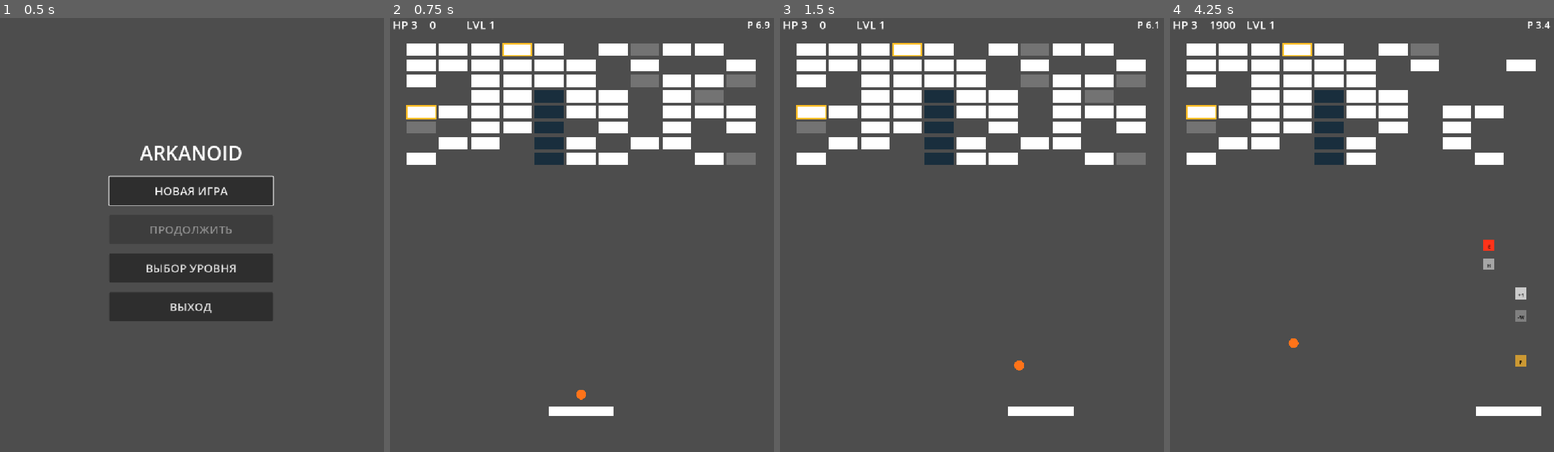
Above: before the commit, frames 1-4 (left to right).
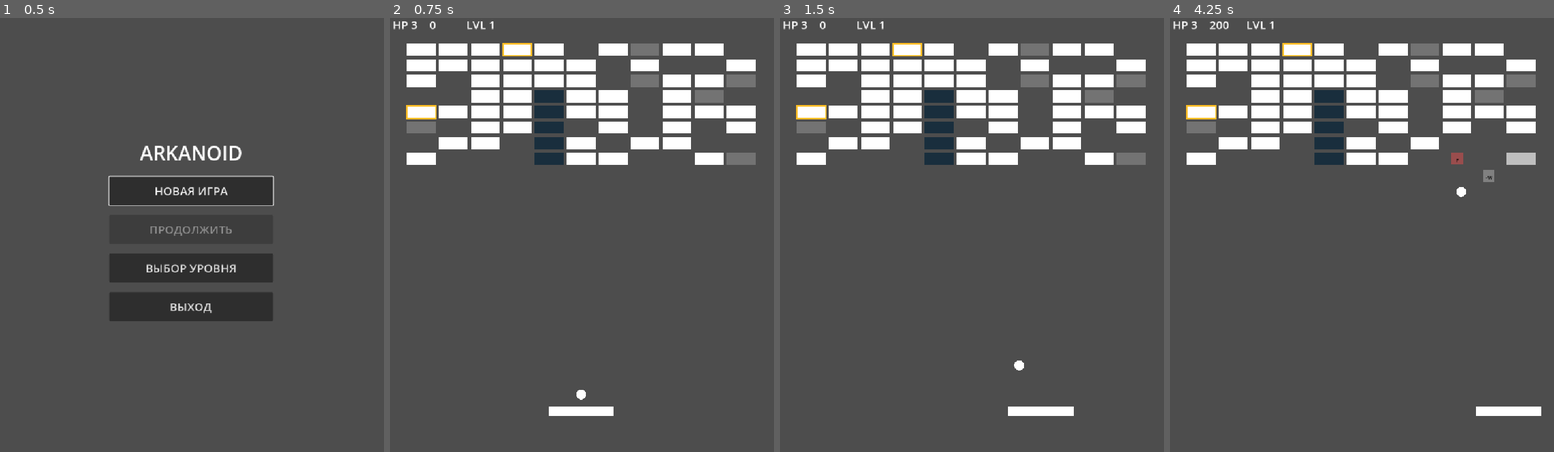
Above: after the commit, the same moments.

Repository: Ardarik421/arkanoid
Game: Godot game, scene res://scenes/main_menu.tscn
Same seed, same stepped clock (60 frames per second), same inputs: the game is played once before the commit and once after it.
Inputs (mouse positions are in pixels of both pictures, inside the frame that each line leads up to):
- Up to frame 1 (0.5 s): no input
- Up to frame 2 (0.75 s): click "НОВАЯ ИГРА" at 0.5 s
- Up to frame 3 (1.5 s): tap Enter at 1.25 s; move the mouse to (1056, 208) at 1.27 s; hold D (move_right) from 1.28 s (still down); tap Space (launch_ball) at 1.35 s
- Up to frame 4 (4.25 s): move the mouse to (1281, 252) at 2.02 s; release D (move_right) at 2.03 s; hold A (move_left) 2.03-2.78 s; tap Space (launch_ball) at 2.1, 2.85, 3.6 s; move the mouse to (1400, 130) at 2.77 s; hold D (move_right) from 2.78 s (still down); move the mouse to (1342, 317) at 3.52 s

Frame 1 is identical in both runs. In frame 2, less than 0.1% of the frame differs, in the area x 48-99%, y 0-88%; in frame 3, less than 0.1%; in frame 4, 3.9%, in the area x 10-100%, y 0-81%.

Commit message:
Доработки баланса

Diff:
--- a/scenes/bonus.gd
+++ b/scenes/bonus.gd
@@ -54,7 +54,43 @@
 				].pick_random()
 
 			DropPool.ANY:
-				bonus_type = BonusType.values().pick_random()
+				var bonus_pool = [
+					BonusType.EXPAND_PADDLE,
+					BonusType.EXPAND_PADDLE,
+					BonusType.EXPAND_PADDLE,
+					BonusType.EXPAND_PADDLE,
+
+					BonusType.SHRINK_PADDLE,
+					BonusType.SHRINK_PADDLE,
+					BonusType.SHRINK_PADDLE,
+
+					BonusType.HYPER_BALL,
+					BonusType.HYPER_BALL,
+					BonusType.HYPER_BALL,
+
+					BonusType.FAST_BALL,
+					BonusType.FAST_BALL,
+					BonusType.FAST_BALL,
+
+					BonusType.SHIELD,
+					BonusType.SHIELD,
+					BonusType.SHIELD,
+
+					BonusType.MAGNET,
+					BonusType.MAGNET,
+					BonusType.MAGNET,
+
+					BonusType.EXTRA_LIFE,
+					BonusType.EXTRA_LIFE,
+
+					BonusType.SPLIT_BALLS,
+					BonusType.SPLIT_BALLS,
+
+					BonusType.PIERCING_BALL,
+					BonusType.EXPLOSIVE_BALL
+				]
+
+				bonus_type = bonus_pool.pick_random()
 
 	next_drop_pool = DropPool.ANY
 
--- a/scenes/main.tscn
+++ b/scenes/main.tscn
@@ -24,8 +24,6 @@
 bonus_scene = ExtResource("5_tbgi4")
 use_test_level = false
 test_pattern = 7
-use_test_bonuses = true
-test_piercing = true
 
 [node name="Walls" type="Node2D" parent="." unique_id=1927932240]
 
